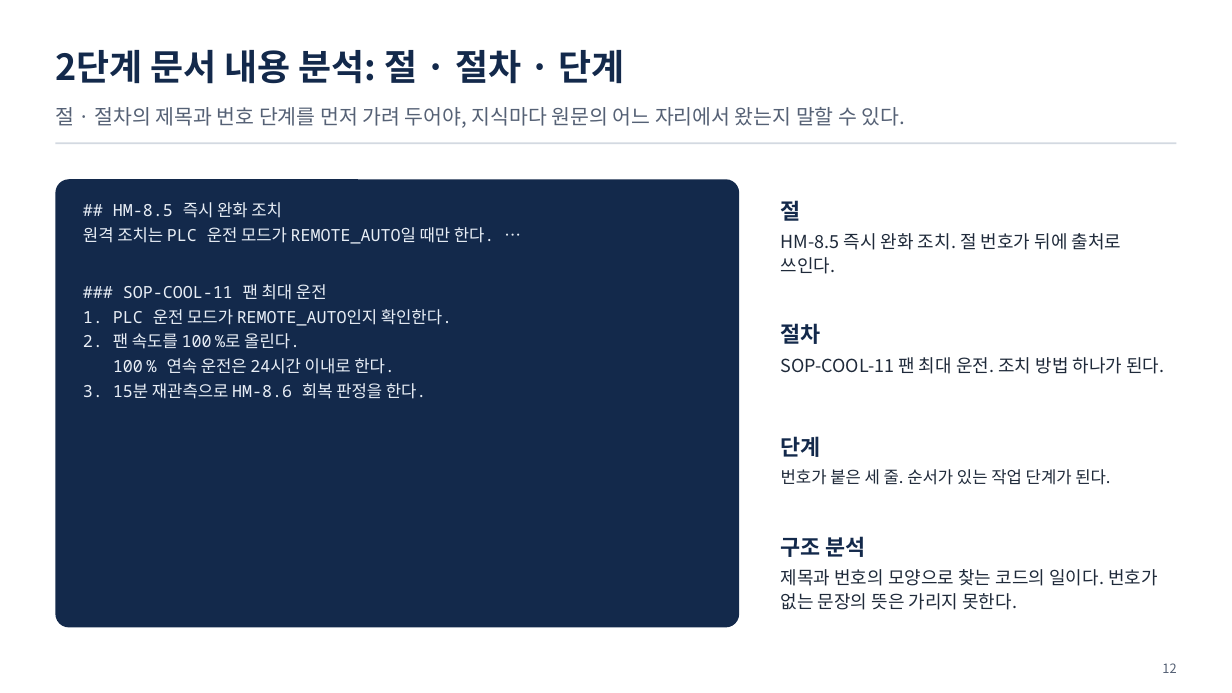
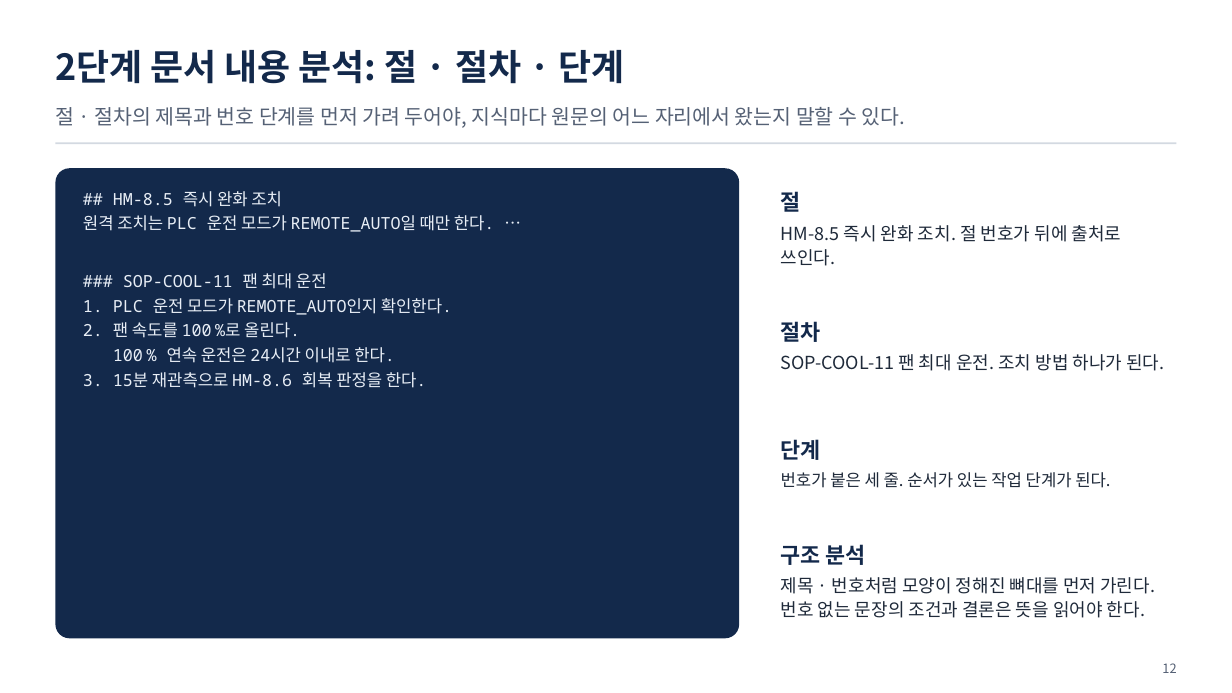
Before and after one commit to uengine-oss/hyd-iot-edu, a slide deck: slide 12 of 산출물/통합반/이론/04회차/통합반_04일차.pptx. Drawn at 1232x693 pixels with LibreOffice and Linux fonts; fonts in the diff are those of the drawing. Boxes give left, top, right and bottom in pixels: in the first picture for what was removed or moved away, otherwise in the second. Text is boxed around its words. In the diff, an @@ line names an element or a change of style, - is before the commit and + after.

```diff
--- a/산출물/통합반/이론/04회차/통합반_04일차.pptx
+++ b/산출물/통합반/이론/04회차/통합반_04일차.pptx
@@ rounded rectangle: place and size @@
-rounded rectangle at bbox=[55, 179, 739, 628]
+rounded rectangle at bbox=[55, 168, 739, 639]
@@ text "절": place and size @@
-text "절" at bbox=[781, 200, 1122, 274]
+text "절" at bbox=[781, 191, 1122, 266]
@@ text "## HM-8.5 즉시 완화 조치": place and size @@
-text "## HM-8.5 즉시 완화 조치" at bbox=[83, 202, 495, 399]
+text "## HM-8.5 즉시 완화 조치" at bbox=[83, 191, 495, 388]
@@ text at bbox=[781, 577, 1155, 618]: text changed @@
-제목과 번호의 모양으로 찾는 코드의 일이다. 번호가 없는 문장의 뜻은 가리지 못한다.
+제목 · 번호처럼 모양이 정해진 뼈대를 먼저 가린다. 번호 없는 문장의 조건과 결론은 뜻을 읽어야 한다.
```
Also in this commit, not shown: 11 other slides changed, 5 other files.
